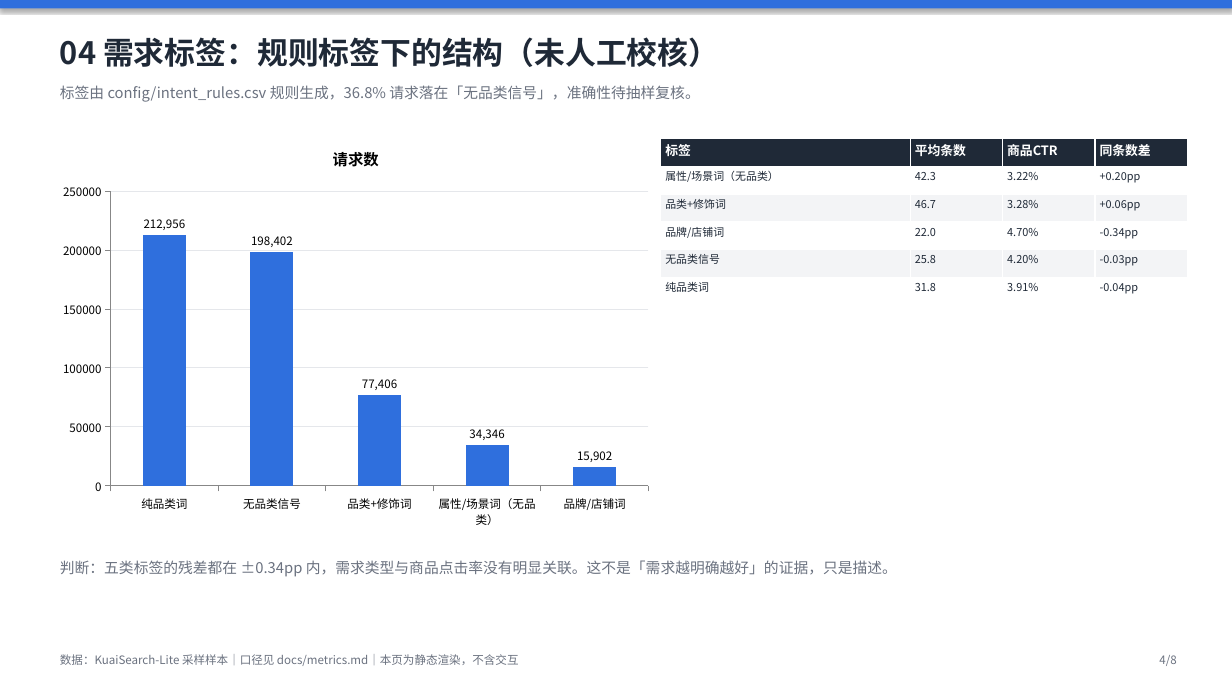
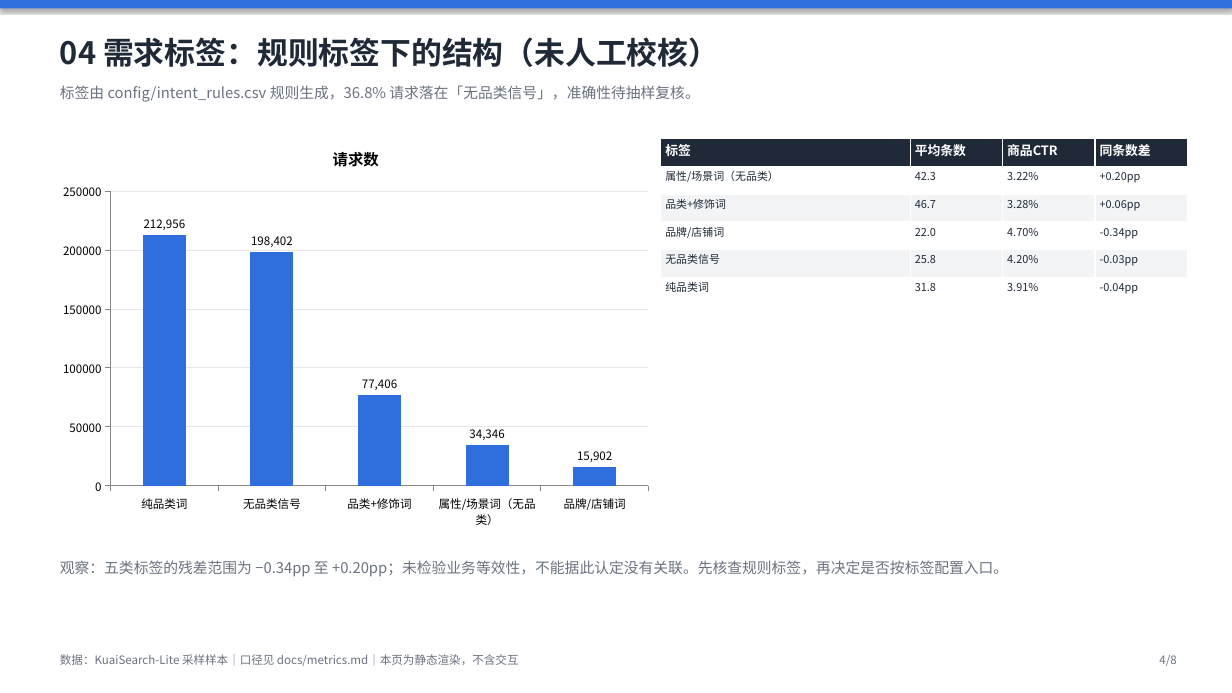
Before and after one commit to wsirui512-ops/kuaisearch-search-ops, a slide deck: slide 4 of dashboards/静态看板.pptx. Drawn at 1232x693 pixels with LibreOffice and Linux fonts; fonts in the diff are those of the drawing. Boxes give left, top, right and bottom in pixels: in the first picture for what was removed or moved away, otherwise in the second. Text is boxed around its words. In the diff, an @@ line names an element or a change of style, - is before the commit and + after.

```diff
--- a/dashboards/静态看板.pptx
+++ b/dashboards/静态看板.pptx
@@ text at (60,560,1008,577): text changed @@
-判断：五类标签的残差都在 ±0.34pp 内，需求类型与商品点击率没有明显关联。这不是「需求越明确越好」的证据，只是描述。
+观察：五类标签的残差范围为 −0.34pp 至 +0.20pp；未检验业务等效性，不能据此认定没有关联。先核查规则标签，再决定是否按标签配置入口。
```
Also in this commit, not shown: 6 other slides changed, 58 other files.
